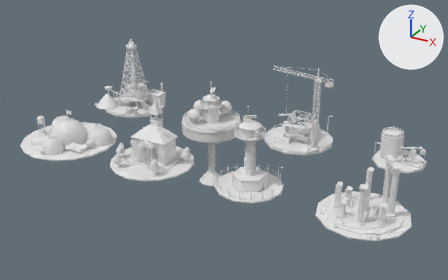
What one commit did to the Blender file tools/buildings/buildings.blend.
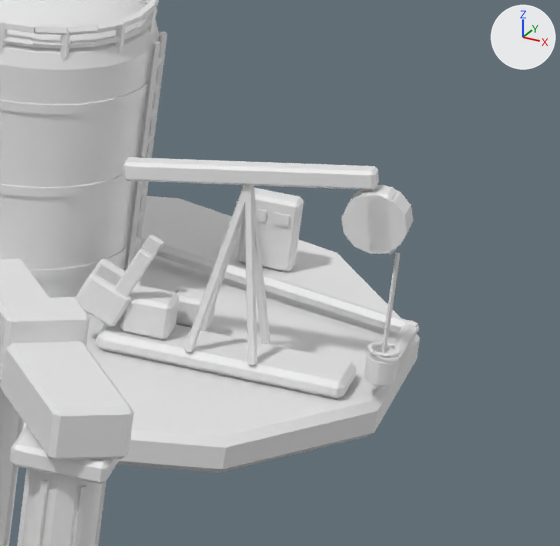
The first picture shows the older version from a 50 mm camera at (13.06, -17.04, 8.0) aimed at (4.7, -1.84, 0.4). The close-ups show the older and then the newer version on the part from 87% to 98% of the width and 47% to 64% of the height of that picture. Only the edits that show in the close-ups are written down. Arrows for +X, +Y and +Z are at upper right; the lights stay in place.

Objects in the first close-up: 'extractor', 'ruins'.
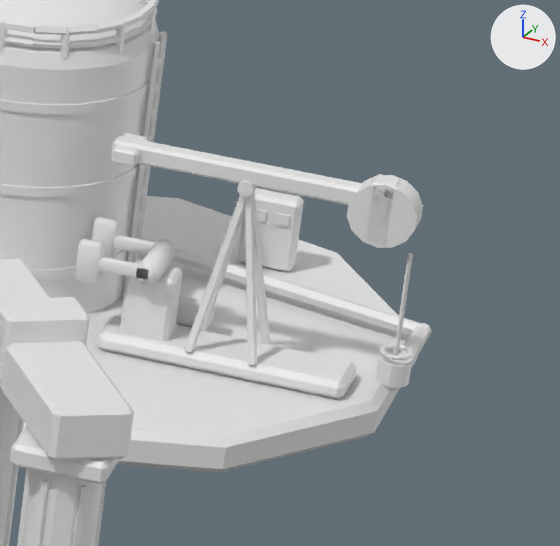
Edits to the bpy script that builds the scene:
```text
Change me_extractor:
    used by ob_extractor; location = (9.6, 0.0, 0.0)
    remove me_extractor.from_pydata(...)  # 1703 vertices, 1332 faces; spans x -0.74..0.77, y -0.78..0.78, z 0.0..1.06
    add me_extractor.from_pydata(...)  # 1535 vertices, 1162 faces; spans x -0.74..0.8, y -0.78..0.78, z 0.0..1.06
    me_extractor part 1: the loose piece of 8 vertices spanning x 0.72..0.74, y -0.21..-0.19, z 0.2..0.5 is copied, and the copy is moved by (0.03, 0.0, 0.0); it spans x 0.75..0.77, y -0.21..-0.19, z 0.2..0.5
    me_extractor part 2: a new loose piece, a 12-sided cylinder along z spanning x 0.72..0.8, y -0.24..-0.16, z 0.15..0.21
    me_extractor part 3: the loose piece of 24 vertices spanning x 0.09..0.21, y -0.25..-0.15, z 0.15..0.25 is scaled about its middle by (1, 1, 2.14), then moved by (0.0, 0.0, 0.02)
    me_extractor part 4: the loose piece of 20 vertices spanning x 0.71..0.75, y 0.13..0.17, z 0.12..0.16 is moved by (0.03, 0.0, 0.0)
    me_extractor part 5: 10 loose pieces with 192 vertices, spanning x -0.03..0.75, y -0.26..0.15, z 0.12..0.71, are deleted
    me_extractor part 6: 136 vertices moved from x 0.59..0.77, y -0.24..0.17, z 0.12..0.62 to x 0.72..0.8, y -0.24..0.17, z 0.12..0.24; 20 vertices removed from x 0.63..0.77, y -0.24..-0.17, z 0.15..0.65; 12 vertices added at x 0.74..0.79, y -0.2..-0.16, z 0.12..0.24
    other edits to the shape of me_extractor do not show in these pictures
Add me_extractor__pumpjack_crank:
    me_extractor__pumpjack_crank.from_pydata(...)  # 116 vertices, 116 faces; spans x -0.18..0.029, y -0.09..0.09, z -0.055..0.055
    me_extractor__pumpjack_crank.polygons.foreach_set('use_smooth', [True] * 116)
Add me_extractor__pumpjack_beam:
    me_extractor__pumpjack_beam.from_pydata(...)  # 120 vertices, 106 faces; spans x -0.34..0.418, y -0.06..0.06, z -0.085..0.085
    me_extractor__pumpjack_beam.polygons.foreach_set('use_smooth', [True] * 106)
Add ob_extractor__pumpjack_crank:
    ob_extractor__pumpjack_crank = bpy.data.objects.new('extractor__pumpjack_crank', me_extractor__pumpjack_crank)
    ob_extractor__pumpjack_crank.parent = ob_extractor
    ob_extractor__pumpjack_crank.location = (0.15, -0.2, 0.34)
Add ob_extractor__pumpjack_beam:
    ob_extractor__pumpjack_beam = bpy.data.objects.new('extractor__pumpjack_beam', me_extractor__pumpjack_beam)
    ob_extractor__pumpjack_beam.parent = ob_extractor
    ob_extractor__pumpjack_beam.location = (0.35, -0.2, 0.6)
```

Location of each change, [x1, y1, x2, y2] in pixels of the close-ups (560 x 546 px; the box of a moved part takes in the faces that stretch with it):
'extractor', reshaped
    before: [0, 0, 420, 473]
    after: [0, 0, 431, 473]
'extractor__pumpjack_beam', added
    after: [111, 133, 423, 248]
'extractor__pumpjack_crank', added
    after: [75, 217, 176, 286]
part 1 of me_extractor, added
    after: [394, 253, 413, 356]
part 2 of me_extractor, added
    after: [376, 352, 412, 388]
part 3 of me_extractor, moved or reshaped
    before: [120, 285, 179, 340]
    after: [120, 260, 182, 342]
part 4 of me_extractor, moved or reshaped
    before: [404, 321, 419, 334]
    after: [416, 323, 431, 337]
part 5 of me_extractor, deleted
    before: [75, 157, 418, 389]
part 6 of me_extractor, moved or reshaped
    before: [140, 185, 413, 385]
    after: [142, 236, 420, 392]
